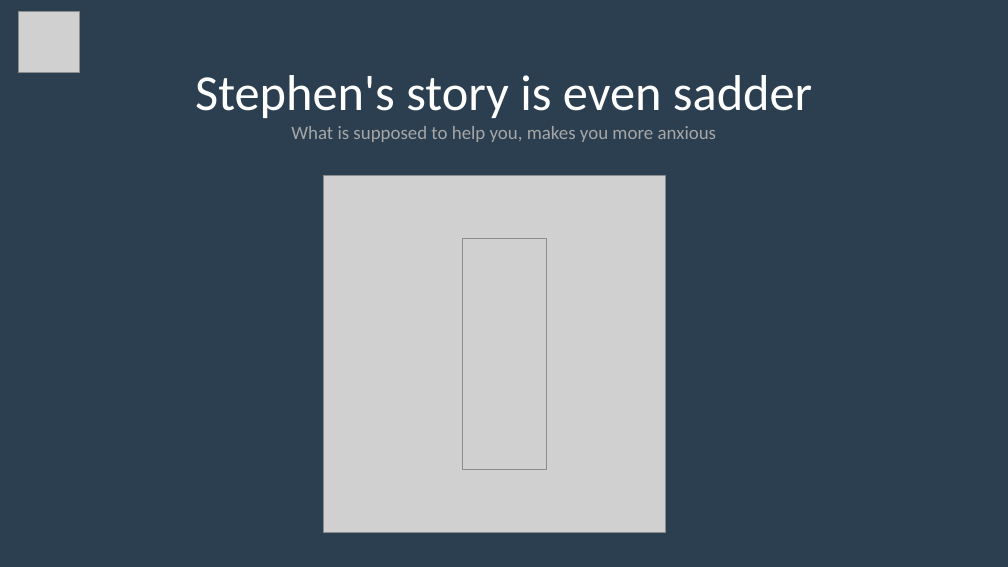
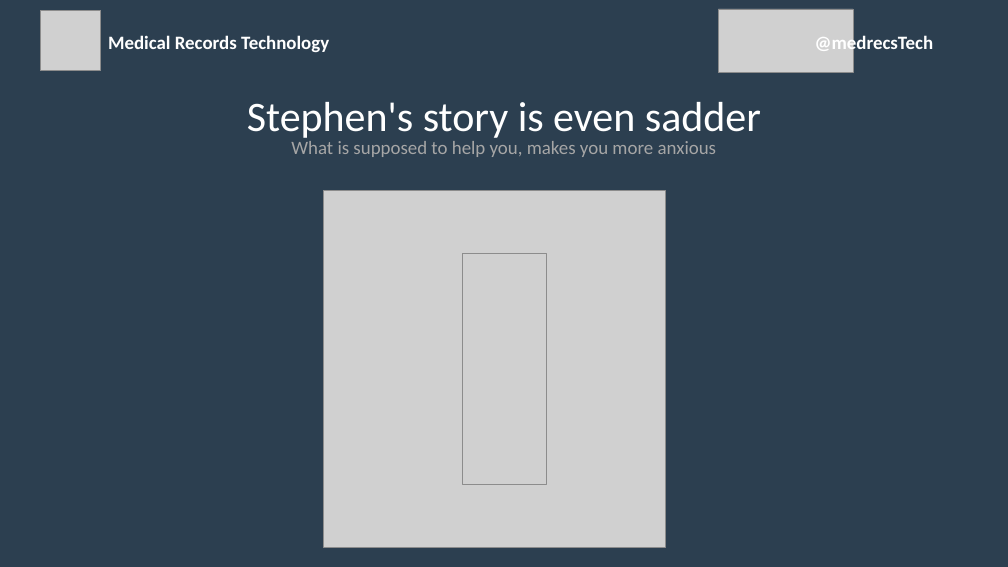
Before and after one commit to aajajim/MedicalRecordsLanding, a slide deck: slide 2 of PresentationPitch.pptx. Drawn at 1008x567 pixels with LibreOffice and Linux fonts; fonts in the diff are those of the drawing; grey boxes stand for pictures. Boxes give left, top, right and bottom in pixels: in the first picture for what was removed or moved away, otherwise in the second. Text is boxed around its words. In the diff, an @@ line names an element or a change of style, - is before the commit and + after.

```diff
--- a/PresentationPitch.pptx
+++ b/PresentationPitch.pptx
@@ picture: place and size @@
-picture at bbox=[19, 12, 79, 73]
+picture at bbox=[40, 10, 101, 70]
@@ picture added at bbox=[718, 9, 853, 73] @@
@@ text added at bbox=[108, 35, 329, 52], 18 pt, text #FFFFFF, bold @@
+Medical Records Technology
@@ text added at bbox=[815, 34, 934, 55], 18 pt, text #FFFFFF, bold @@
+@medrecsTech
@@ text "Stephen's story is even sadder": place and size @@
-text "Stephen's story is even sadder" at bbox=[195, 75, 812, 118]
+text "Stephen's story is even sadder" at bbox=[247, 102, 761, 138]
@@ text "Stephen's story is even sadder" at bbox=[247, 102, 761, 138]: size 48 to 40 pt @@
@@ 2 pictures, 1 text: place and size @@
-2 pictures, 1 text at bbox=[291, 126, 717, 533]
+2 pictures, 1 text at bbox=[291, 141, 717, 548]
```
Also in this commit, not shown: 4 other slides changed, 1 slide removed, 7 other files.
